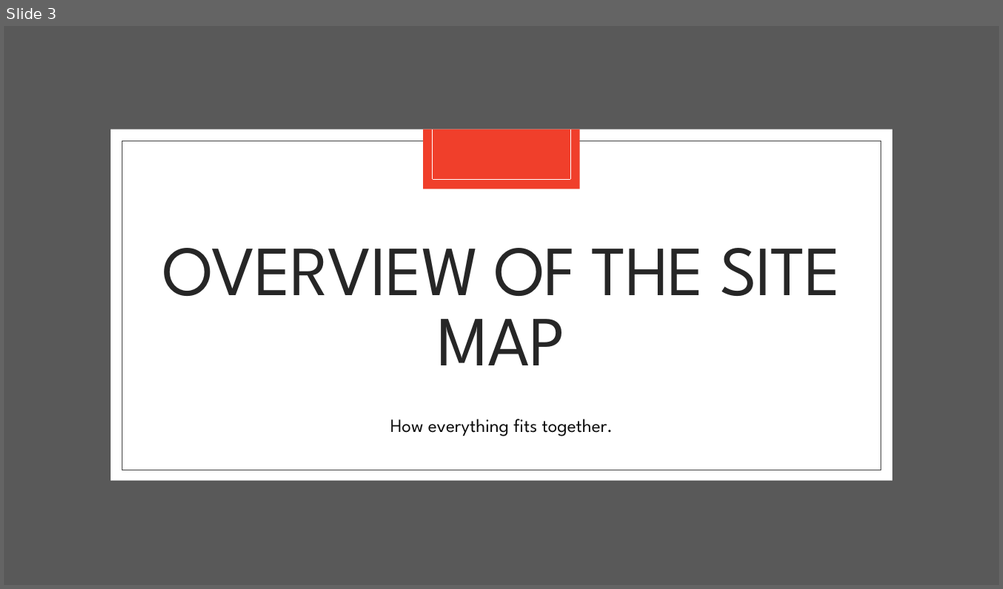
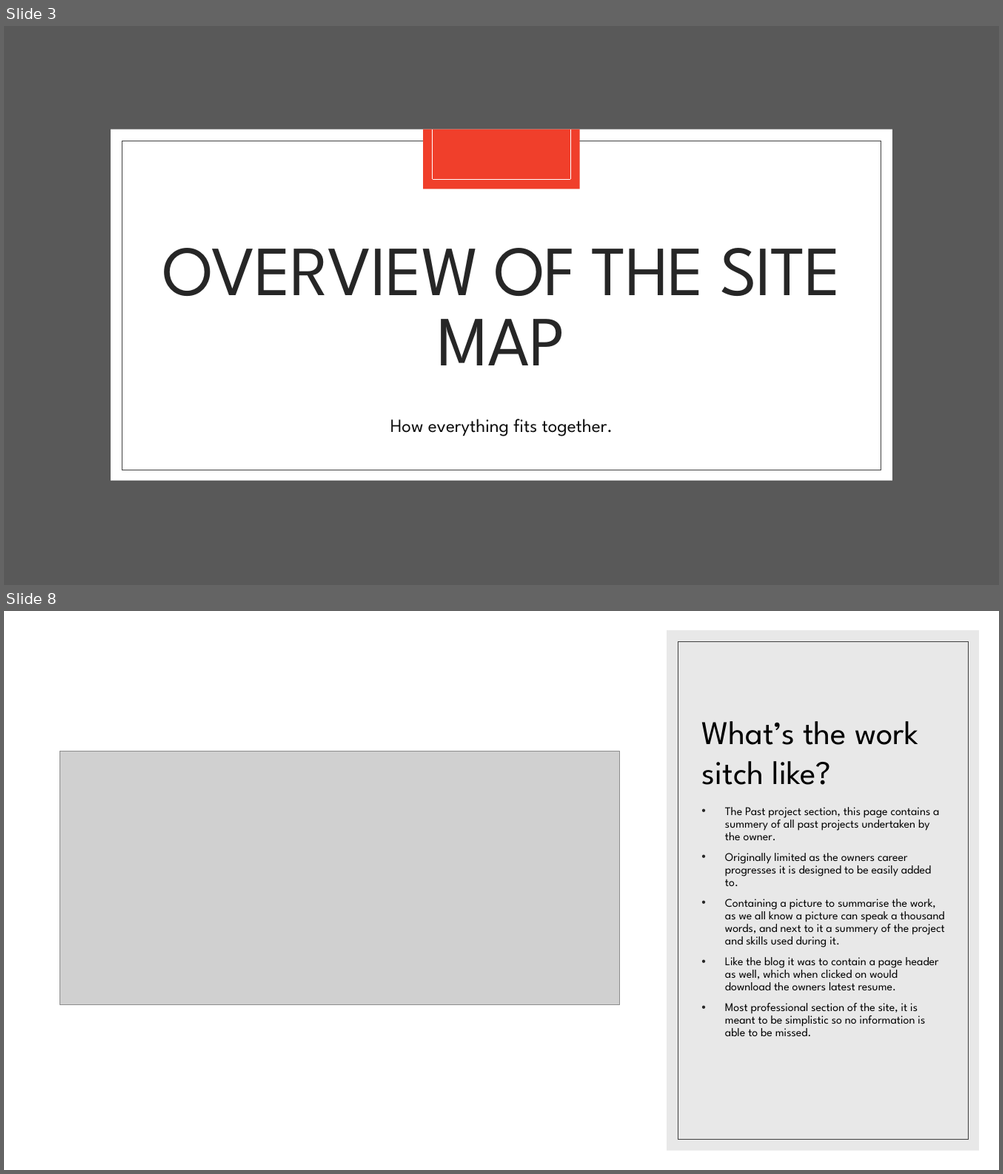
Before and after one commit to wSwanepoel199/WillemSwanepoel_T1A2, a slide deck: ppt/Portfolio.pptx. Shown one above the other, each under a label of ours: slide 3 before the commit, slides 3 and 8 after it; the slides between them are not shown. The pictures are 1003x589 and 1003x1174 pixels, drawn with LibreOffice and Linux fonts; fonts in the diff are those of the drawing; grey boxes stand for pictures. Boxes give left, top, right and bottom in pixels: in the first picture for what was removed or moved away, otherwise in the second. Text is boxed around its words. In the diff, an @@ line names an element or a change of style, - is before the commit and + after.

```diff
--- a/ppt/Portfolio.pptx
+++ b/ppt/Portfolio.pptx
@@ slide 8 added at [4,611,999,1170], background #FFFFFF @@
@@ rectangle added at [666,630,979,1151], fill #D9D9D9 at 60% opacity @@
@@ rectangle added at [677,641,968,1140], outline #404040 0.5 pt @@
@@ title added at [701,721,918,785], 32 pt, text #000000 @@
+What’s the work sitch like?
@@ picture added at [60,752,620,1005] @@
@@ text added at [725,807,945,1037], 11.2 pt, text #000000 @@
+• The Past project section, this page contains a summery of all past projects undertaken by the owner.
+• Originally limited as the owners career progresses it is designed to be easily added to.
+• Containing a picture to summarise the work, as we all know a picture can speak a thousand words, and next to it a summery of the project and skills used during it.
+• Like the blog it was to contain a page header as well, which when clicked on would download the owners latest resume.
+• Most professional section of the site, it is meant to be simplistic so no information is able to be missed.
```
Also in this commit, not shown: 1 slide changed, 10 other slides added.
